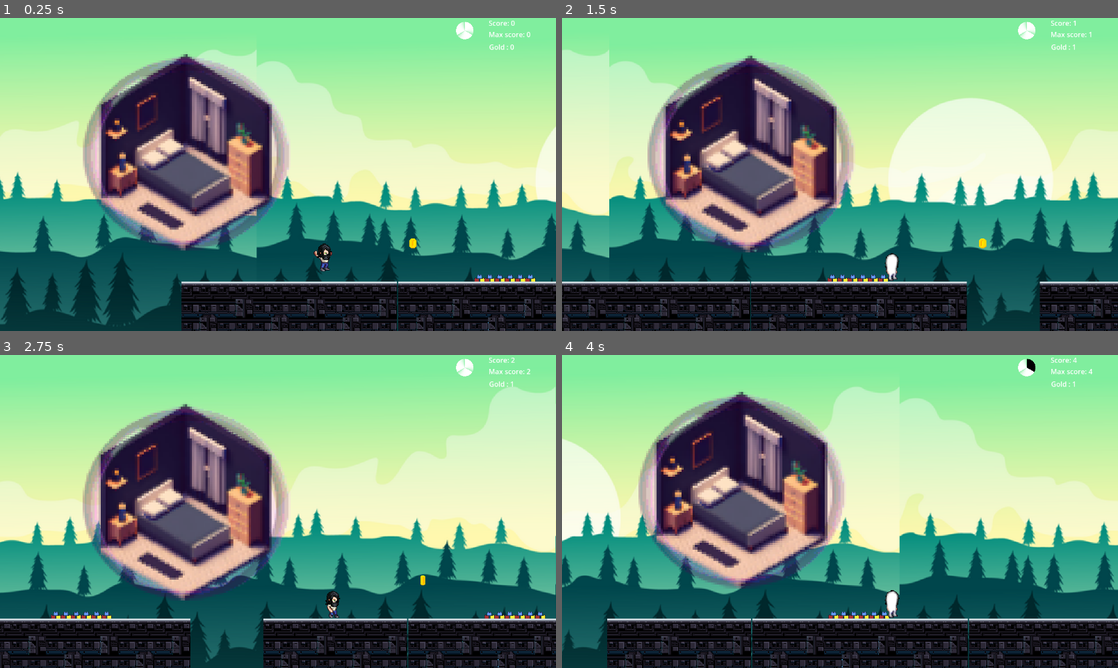
Above: before the commit, frames 1-4 (two rows, left to right).
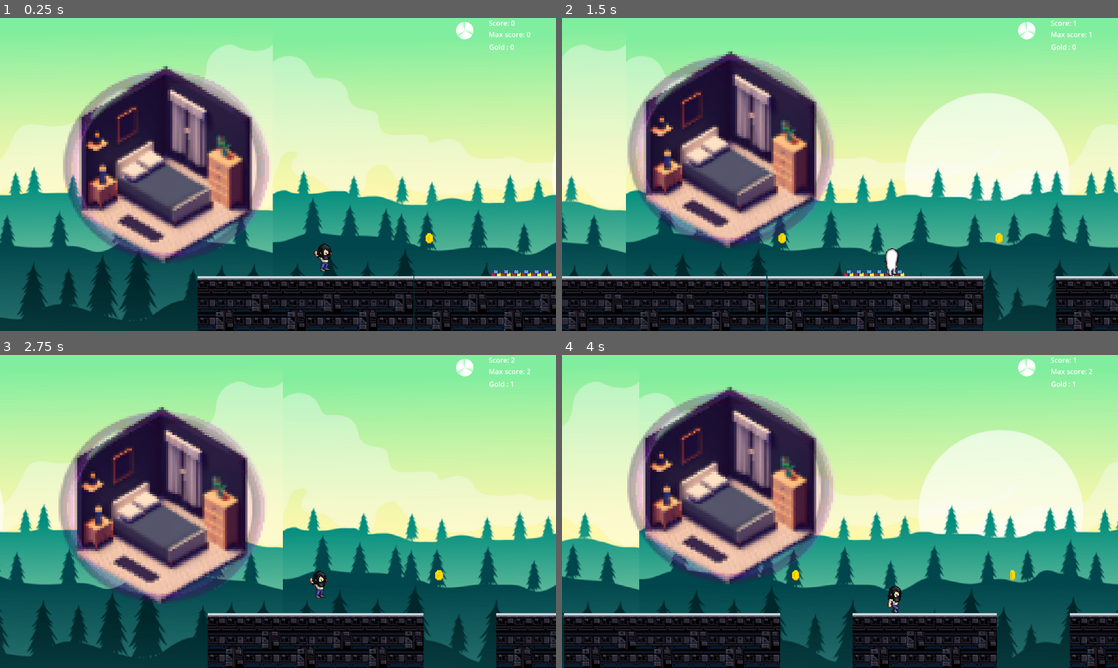
Above: after the commit, the same moments.

Repository: Narrop/Jame-Gam-17
Game: Godot game, scene res://Game.tscn
Same seed, same stepped clock (60 frames per second), same inputs: the game is played once before the commit and once after it. The engine's default icon, where the game draws it, is replaced by a stand-in: a white triangle on a blue panel in a dark square.
Inputs:
- Up to frame 1 (0.25 s): no input
- Up to frame 2 (1.5 s): tap Enter (ui_accept) at 0.5, 0.77 s; hold Right (ui_right) from 0.53 s (still down)
- Up to frame 3 (2.75 s): tap Enter (ui_accept) at 1.52 s; release Right (ui_right) at 2.03 s; hold Left (ui_left) from 2.03 s (still down)
- Up to frame 4 (4 s): release Left (ui_left) at 2.78 s; hold Right (ui_right) from 2.78 s (still down); tap Enter (ui_accept) at 3.02, 3.77 s

The runs differ from the first frame. In frame 1, 37% of the frame differs, in the area x 0-100%, y 8-100%; in frame 2, 37%; in frame 3, 51%; in frame 4, 51%.

Commit message:
Update Level1.tscn

Diff:
--- a/Scenes/Levels/Level1.tscn
+++ b/Scenes/Levels/Level1.tscn
@@ -29,10 +29,10 @@
 [node name="Bedroom" parent="." instance=ExtResource("2_sl6ss")]
 light_mask = 1
 visibility_layer = 1
-position = Vector2(-207, -295)
+position = Vector2(-271, -239)
 
 [node name="Player" parent="." instance=ExtResource("4_h4px6")]
-position = Vector2(38, -144)
+position = Vector2(9, -135)
 
 [node name="Camera2D" type="Camera2D" parent="Player"]
 position = Vector2(-41, -109)
